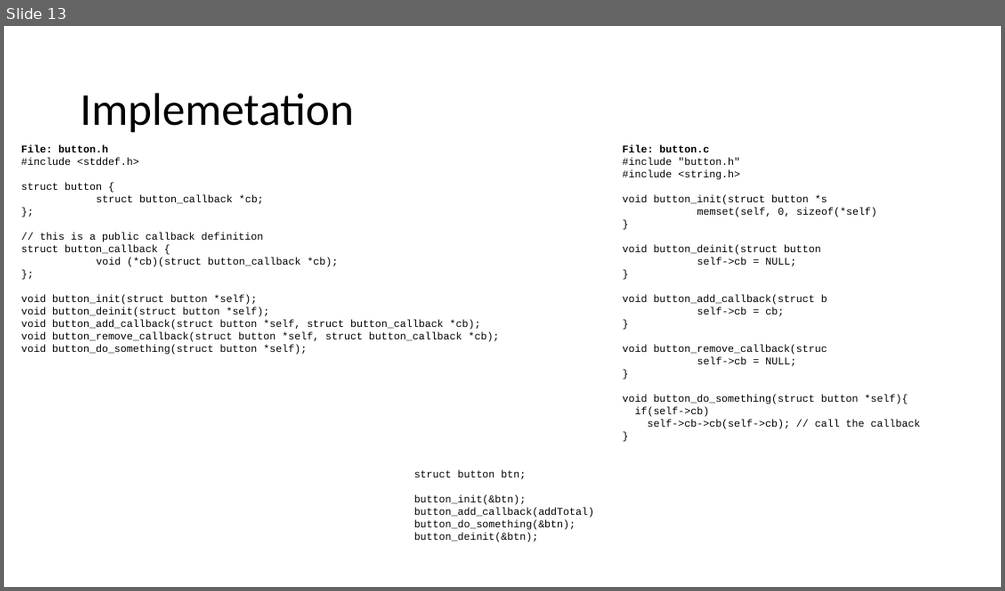
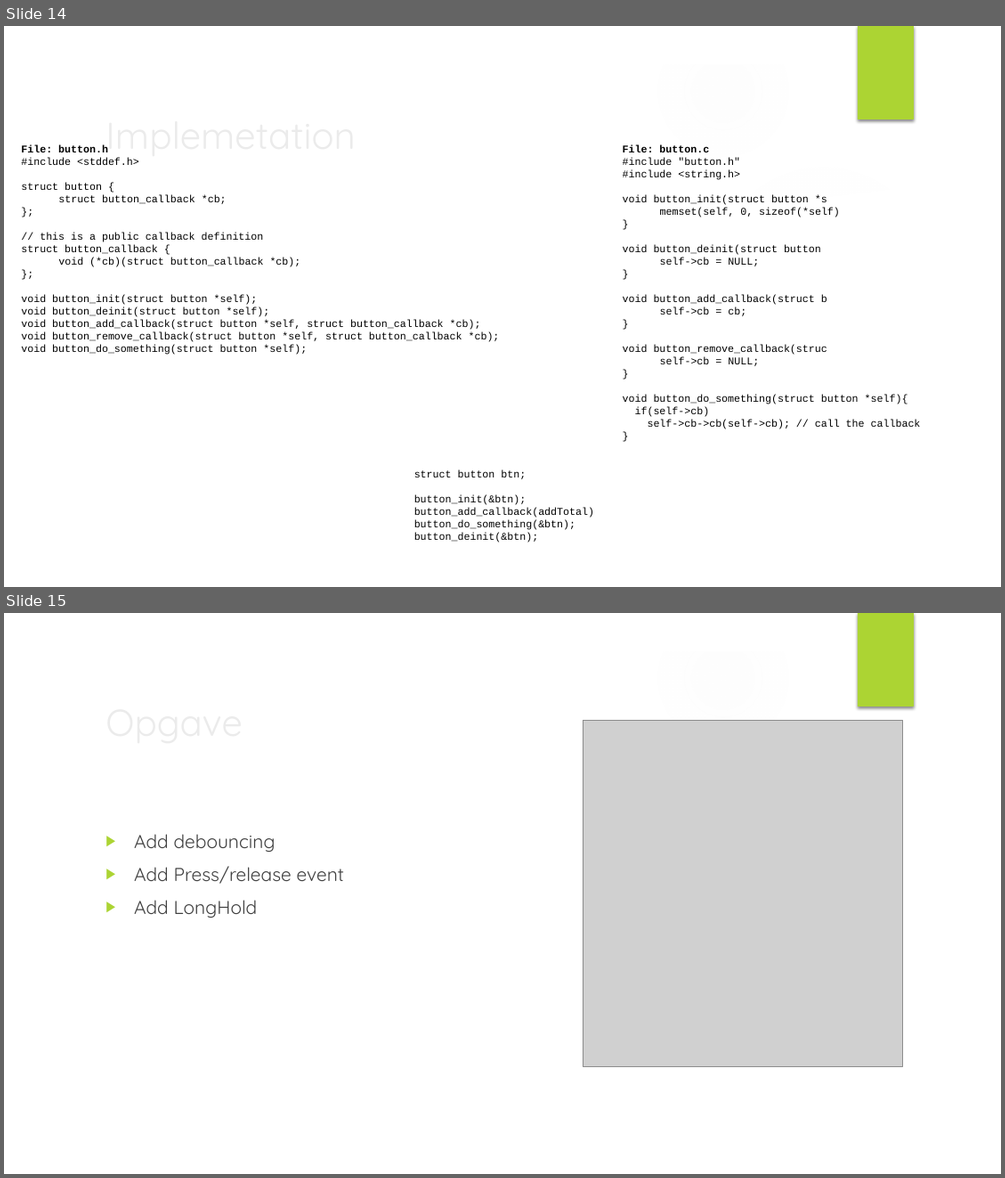
Before and after one commit to HybridChild/IDA_DesignPatterns, a slide deck: Embedded C Programming Design Patterns.pptx. Shown one above the other, each under a label of ours: slide 13 before the commit, slides 14 and 15 after it. The pictures are 1005x591 and 1005x1178 pixels, drawn with LibreOffice and Linux fonts; fonts in the diff are those of the drawing; grey boxes stand for pictures; background and template pictures are left out. Boxes give left, top, right and bottom in pixels: in the first picture for what was removed or moved away, otherwise in the second. Text is boxed around its words. In the diff, an @@ line names an element or a change of style, - is before the commit and + after.

```diff
--- a/Embedded C Programming Design Patterns.pptx
+++ b/Embedded C Programming Design Patterns.pptx
@@ slide 15 added at bbox=[4, 613, 1001, 1174], background picture (left out); not listed: 9 template elements that a slide beside it also shows @@
@@ title added at bbox=[98, 692, 815, 750], 36 pt, text #EBEBEB @@
+Opgave
@@ picture added at bbox=[582, 721, 903, 1067] @@
@@ text added at bbox=[134, 834, 344, 917], 18 pt, text #404040 @@
+▶ Add debouncing
+▶ Add Press/release event
+▶ Add LongHold
@@ what was slide 13 is now slide 14 @@
@@ slide 14 changed as well @@
@@ group added at bbox=[4, 26, 1001, 587]: 3 ellipses, 3 freeform shapes @@
@@ rectangle added at bbox=[858, 26, 914, 119], fill #ACD433 @@
@@ title "Implemetation": place and size @@
-title "Implemetation" at bbox=[80, 93, 354, 133]
+title "Implemetation" at bbox=[105, 146, 355, 159]
@@ title "Implemetation" at bbox=[105, 146, 355, 159]: size 44 to 36 pt, font Calibri to Quicksand, text colour #000000 to #EBEBEB; line spacing 0.9 to 1 @@
```
Also in this commit, not shown: 20 other slides changed, 2 other slides added, 1 slide removed, 1 other file.
